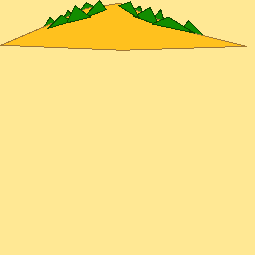
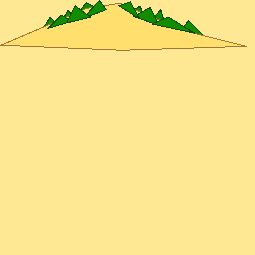
Two versions of the same layered image (255 × 255). Layer-by-layer changes:
renamed "Unnamed #17" to "Dune", painted on it over [4, 4, 241, 50]